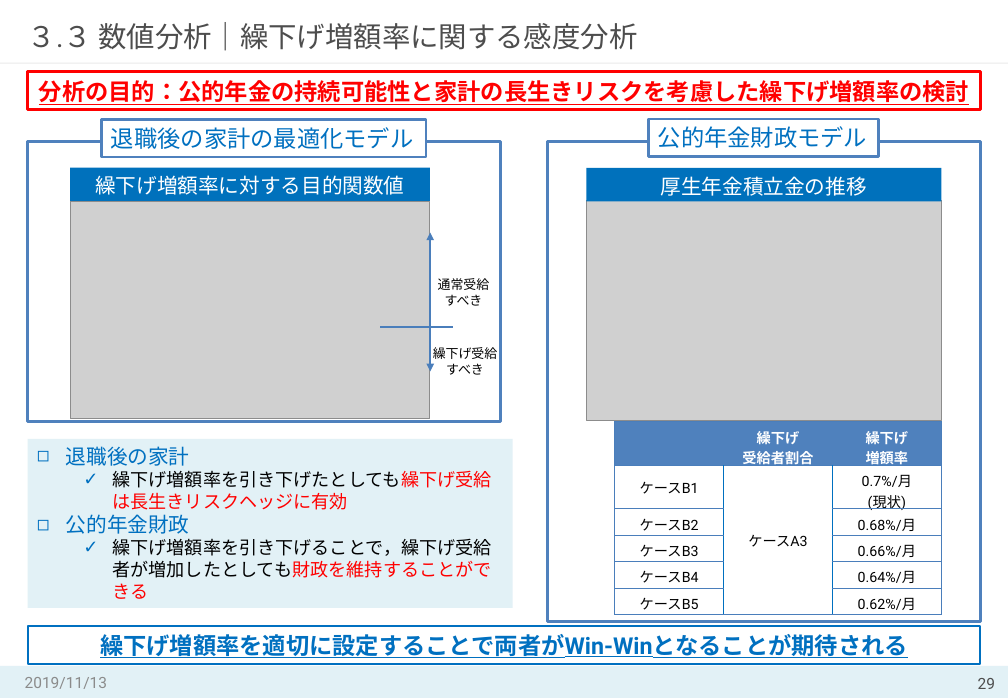
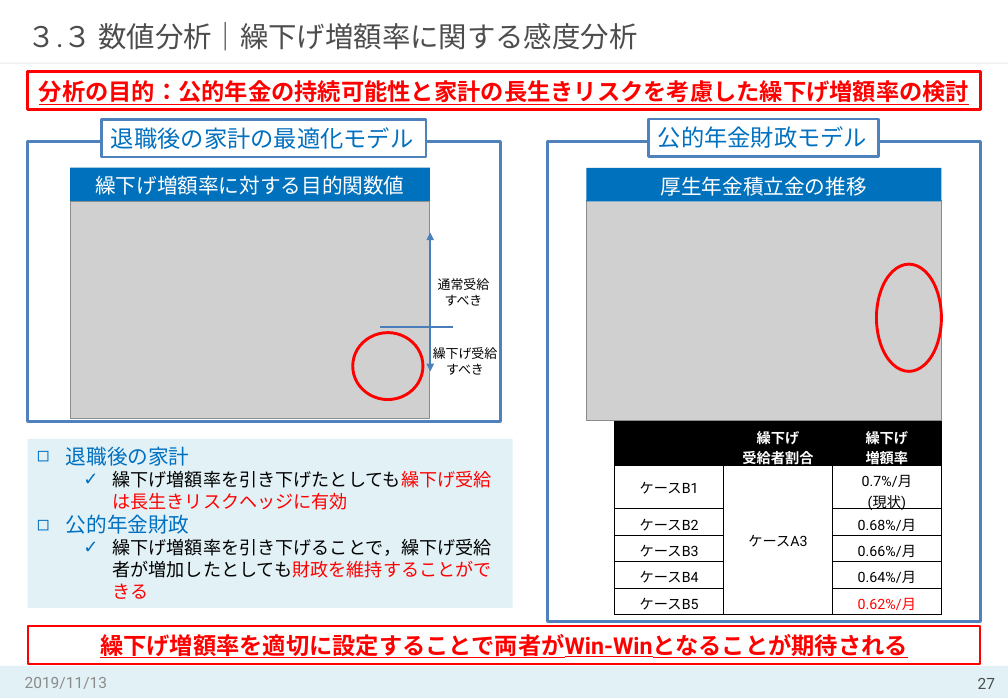
Before and after one commit to MasahiroShibahara/Open, a slide deck: slide 27 of Masahiro_Shibahara①.pptx (slide 29 before the commit). Drawn at 1008x698 pixels with LibreOffice and Linux fonts; fonts in the diff are those of the drawing; grey boxes stand for pictures. Boxes give left, top, right and bottom in pixels: in the first picture for what was removed or moved away, otherwise in the second. Text is boxed around its words. In the diff, an @@ line names an element or a change of style, - is before the commit and + after.

```diff
--- a/Masahiro_Shibahara①.pptx
+++ b/Masahiro_Shibahara①.pptx
@@ ellipse added at <box>877,264,942,371</box>, outline #FF0000 2.25 pt @@
@@ ellipse added at <box>353,332,423,399</box>, outline #FF0000 2.25 pt @@
@@ table at <box>615,422,942,614</box> @@
@@ text colour #000000 to #FF0000 in "0.62%/月" @@
@@ borders changed @@
@@ rectangle "繰下げ増額率を適切に設定することで両者がWin-Winとなることが期待される" at <box>28,626,981,664</box>: text colour #0070C0 to #FF0000; outline #0070C0 1.5 pt to #FF0000 1.5 pt @@
@@ page number at <box>978,678,995,689</box>: text changed @@
-29
+27
```
Also in this commit, not shown: 23 other slides changed, 4 slides added, 1 slide removed.
